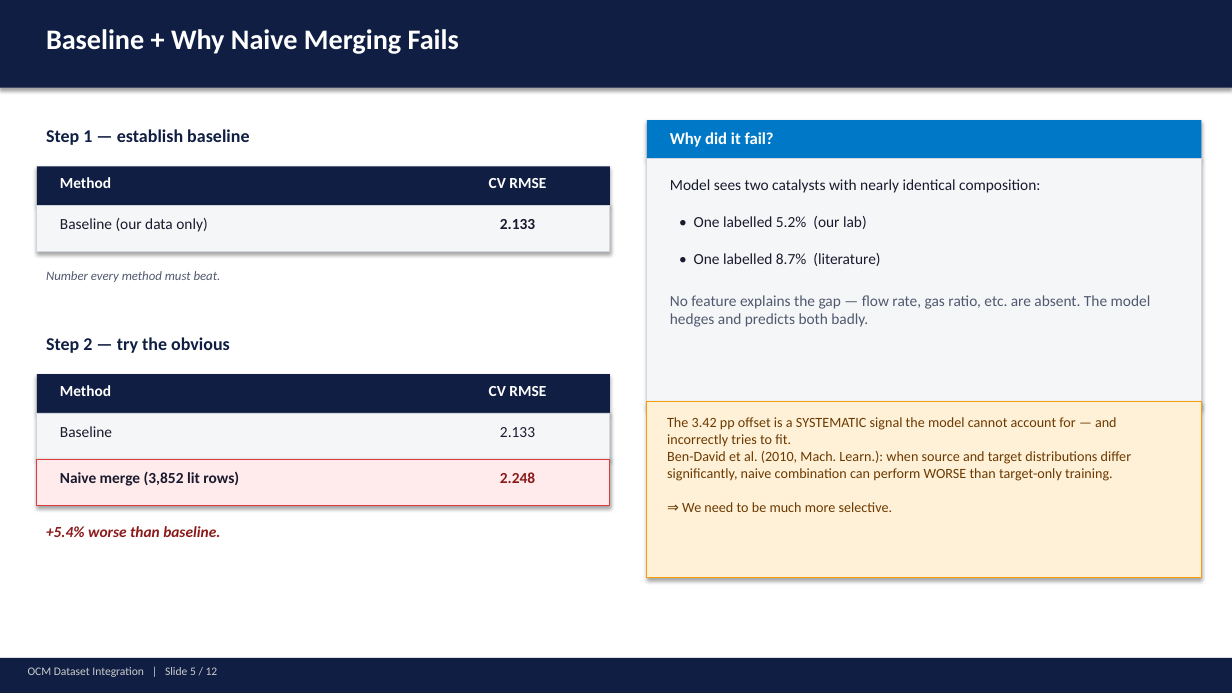
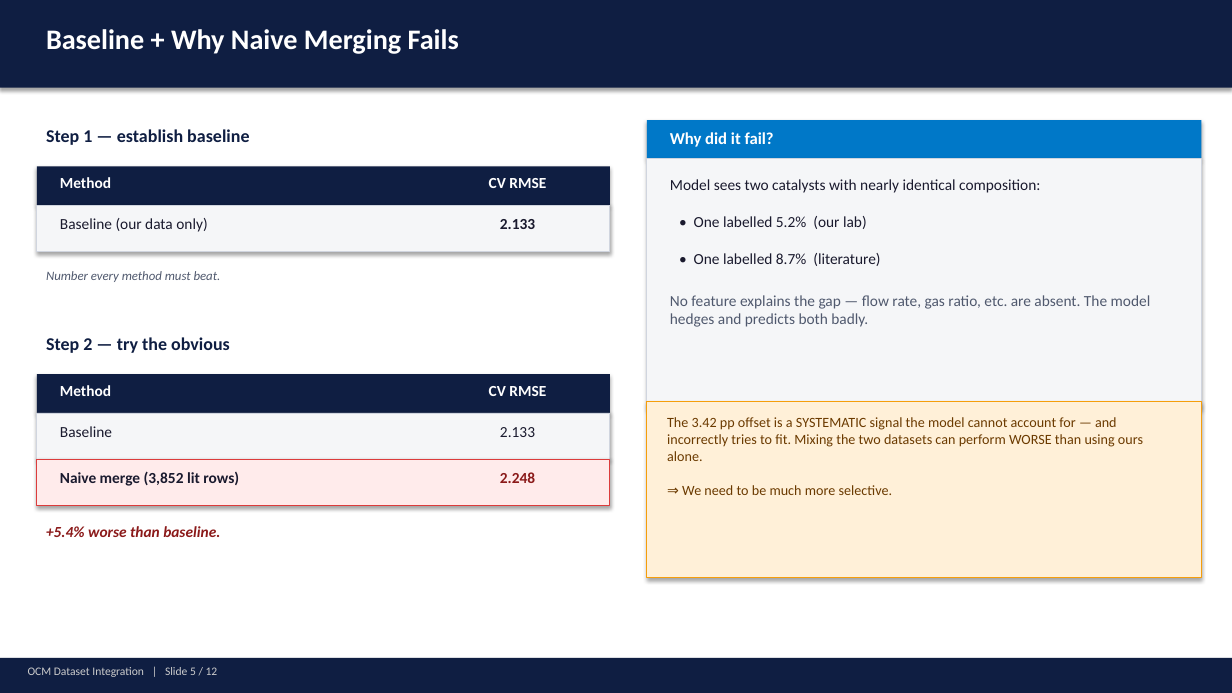
Before and after one commit to ParthN9i4/OCM-Dataset-JAIST, a slide deck: slide 5 of ocm_presentation.pptx. Drawn at 1232x693 pixels with LibreOffice and Linux fonts; fonts in the diff are those of the drawing. Boxes give left, top, right and bottom in pixels: in the first picture for what was removed or moved away, otherwise in the second. Text is boxed around its words. In the diff, an @@ line names an element or a change of style, - is before the commit and + after.

```diff
--- a/ocm_presentation.pptx
+++ b/ocm_presentation.pptx
@@ text at [667, 417, 1143, 495]: text changed @@
-The 3.42 pp offset is a SYSTEMATIC signal the model cannot account for — and incorrectly tries to fit.
-Ben-David et al. (2010, Mach. Learn.): when source and target distributions differ significantly, naive combination can perform WORSE than target-only training.
-⇒ We need to be much more selective.
+The 3.42 pp offset is a SYSTEMATIC signal the model cannot account for — and incorrectly tries to fit. Mixing the two datasets can perform WORSE than using ours alone.
+⇒ We need to be much more selective.
```
Also in this commit, not shown: 5 other slides changed, 1 slide added, 1 slide removed, 4 other files.
